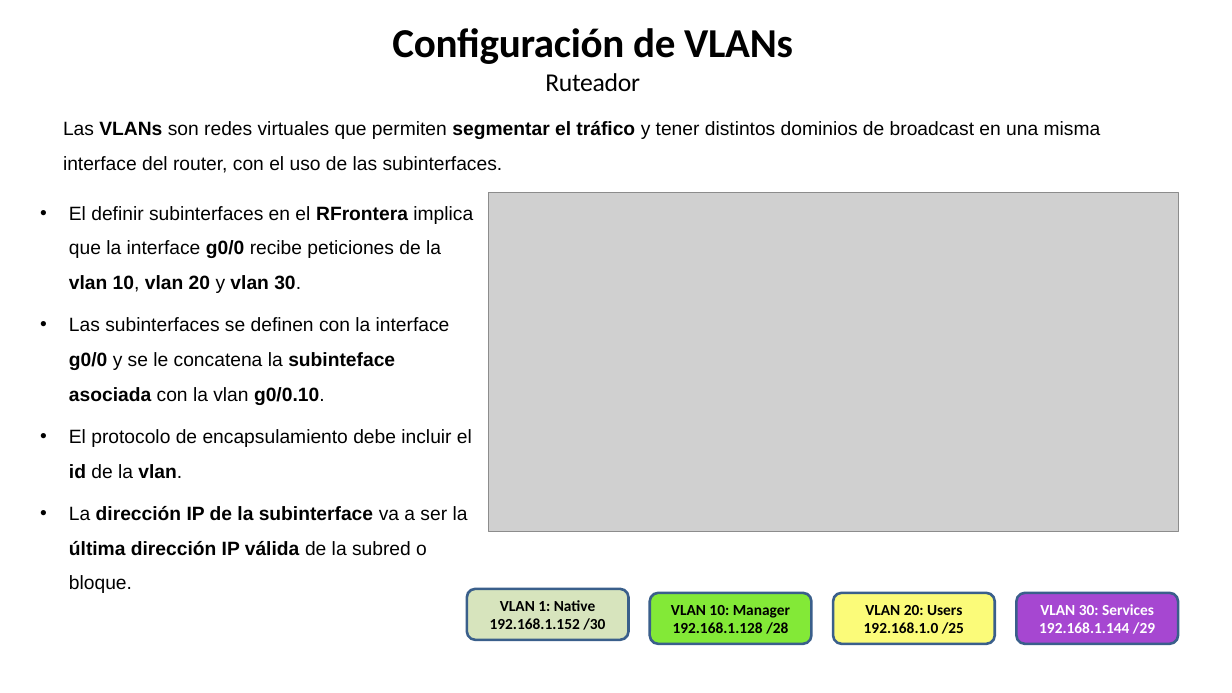
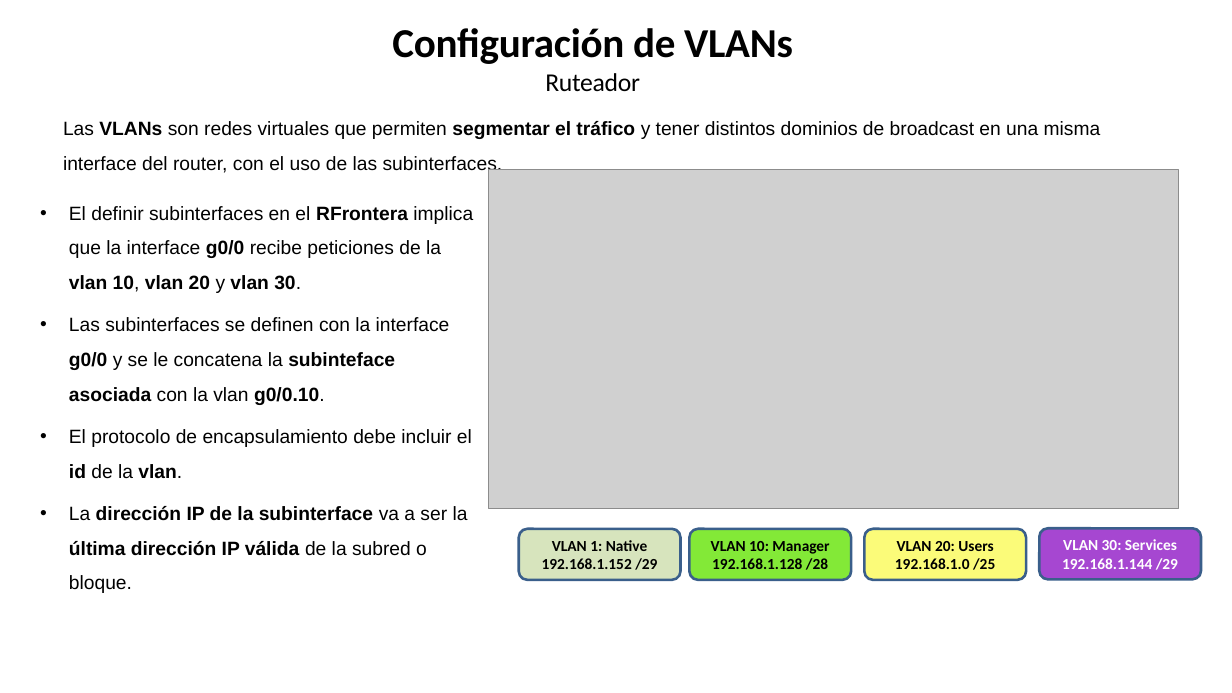
Before and after one commit to lizetheP/WAN, a slide deck: slide 7 of Calendario2025/Ejercicios/E2_VLAN/Ejer2_VLANs.pptx. Drawn at 1232x693 pixels with LibreOffice and Linux fonts; fonts in the diff are those of the drawing; grey boxes stand for pictures. Boxes give left, top, right and bottom in pixels: in the first picture for what was removed or moved away, otherwise in the second. Text is boxed around its words. In the diff, an @@ line names an element or a change of style, - is before the commit and + after.

```diff
--- a/Calendario2025/Ejercicios/E2_VLAN/Ejer2_VLANs.pptx
+++ b/Calendario2025/Ejercicios/E2_VLAN/Ejer2_VLANs.pptx
@@ picture: place and size @@
-picture at (488, 192, 1178, 531)
+picture at (488, 169, 1178, 508)
@@ rounded rectangle "VLAN 1: Native": place and size @@
-rounded rectangle "VLAN 1: Native" at (467, 589, 628, 640)
+rounded rectangle "VLAN 1: Native" at (518, 529, 680, 579)
@@ rounded rectangle "VLAN 10: Manager": place and size @@
-rounded rectangle "VLAN 10: Manager" at (650, 593, 811, 644)
+rounded rectangle "VLAN 10: Manager" at (689, 529, 851, 579)
@@ rounded rectangle "VLAN 20: Users": place and size @@
-rounded rectangle "VLAN 20: Users" at (834, 593, 995, 644)
+rounded rectangle "VLAN 20: Users" at (864, 529, 1026, 579)
@@ rounded rectangle "VLAN 30: Services": place and size @@
-rounded rectangle "VLAN 30: Services" at (1017, 593, 1178, 644)
+rounded rectangle "VLAN 30: Services" at (1040, 529, 1202, 579)
@@ text in rounded rectangle at (542, 558, 657, 570): text changed @@
-192.168.1.152 /30
+192.168.1.152 /29
```
Also in this commit, not shown: 2 other slides changed, 6 other files.
